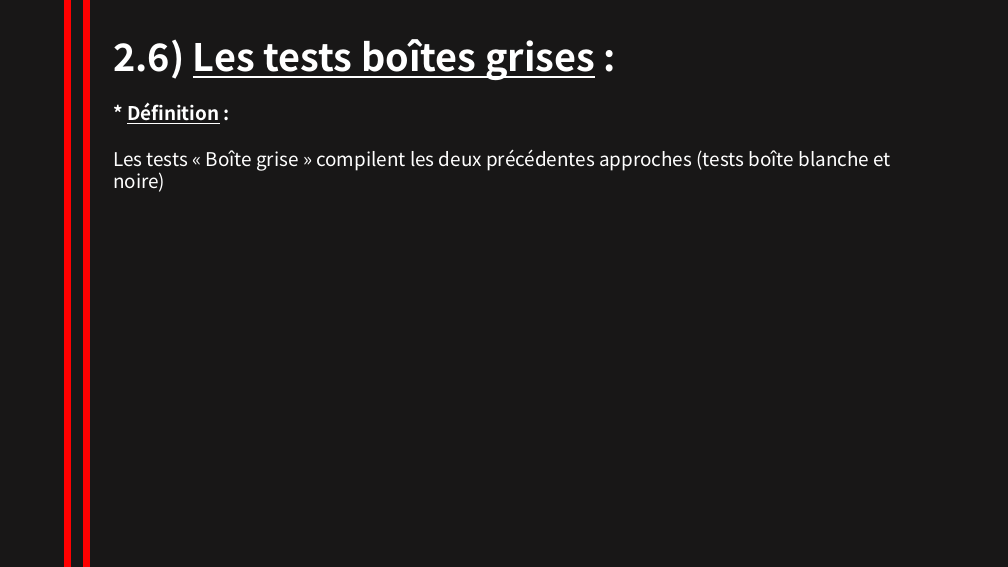
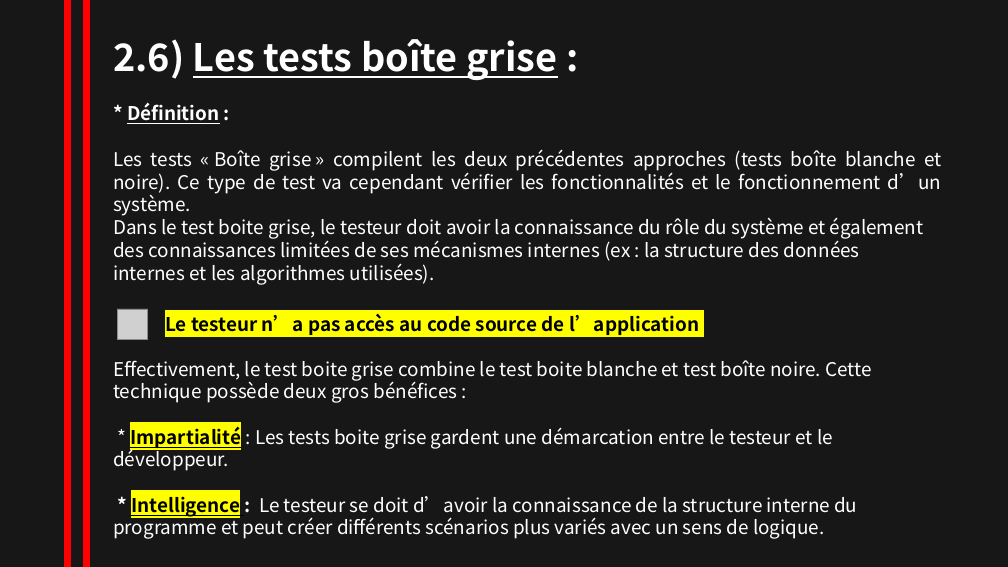
Before and after one commit to NesrineZitouni11/nesrine_zitouni, a slide deck: slide 15 of TRAVAUX/powerpointRevisionISTQB.pptx. Drawn at 1008x567 pixels with LibreOffice and Linux fonts; fonts in the diff are those of the drawing; grey boxes stand for pictures. Boxes give left, top, right and bottom in pixels: in the first picture for what was removed or moved away, otherwise in the second. Text is boxed around its words. In the diff, an @@ line names an element or a change of style, - is before the commit and + after.

Commit message:
modification diaporama

```diff
--- a/TRAVAUX/powerpointRevisionISTQB.pptx
+++ b/TRAVAUX/powerpointRevisionISTQB.pptx
@@ text at (x1=113, y1=39, x2=557, y2=80): text changed @@
-2.6) Les tests boîtes grises :
+2.6) Les tests boîte grise :
@@ text at (x1=113, y1=149, x2=942, y2=194): text changed @@
-Les tests « Boîte grise » compilent les deux précédentes approches (tests boîte blanche et noire)
+Les tests « Boîte grise » compilent les deux précédentes approches (tests boîte blanche et noire). Ce type de test va cependant vérifier les fonctionnalités et le fonctionnement d’un système.
@@ text added at (x1=113, y1=215, x2=924, y2=285), 18 pt, text #FFFFFF @@
+Dans le test boite grise, le testeur doit avoir la connaissance du rôle du système et également des connaissances limitées de ses mécanismes internes (ex : la structure des données internes et les algorithmes utilisées).
@@ picture added at (x1=117, y1=309, x2=147, y2=340) @@
@@ text added at (x1=165, y1=313, x2=699, y2=335), 18 pt, text #000000, bold @@
+Le testeur n’a pas accès au code source de l’application
@@ text added at (x1=113, y1=360, x2=871, y2=539), 18 pt, text #FFFFFF @@
+Effectivement, le test boite grise combine le test boite blanche et test boîte noire. Cette technique possède deux gros bénéfices :
+* Impartialité : Les tests boite grise gardent une démarcation entre le testeur et le développeur.
+* Intelligence : Le testeur se doit d’avoir la connaissance de la structure interne du programme et peut créer différents scénarios plus variés avec un sens de logique.
```
